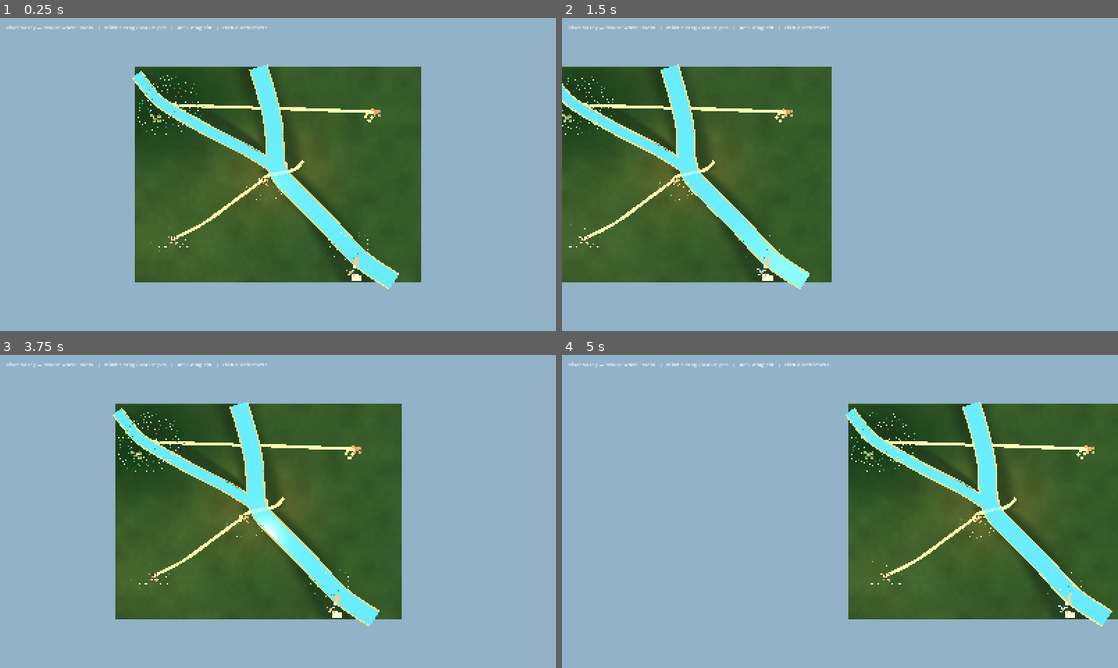
Above: before the commit, frames 1-4 (two rows, left to right).
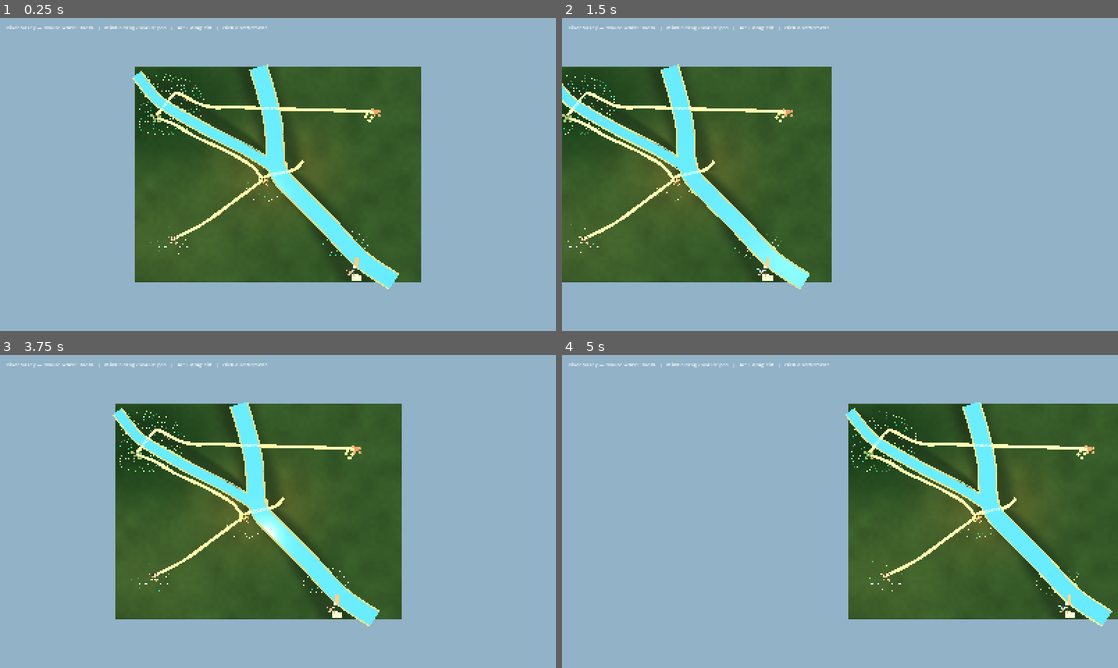
Above: after the commit, the same moments.

Repository: forsman5/sitka
Game: Godot game, scene res://scenes/valley/river_valley.tscn
The game is run twice, just before and just after one commit, with the same random seed, the same clock (stepped at 60 frames per second) and the same inputs. This scene is started directly instead of the project's main scene.
Inputs (mouse positions are in pixels of both pictures, inside the frame that each line leads up to):
- Up to frame 1 (0.25 s): no input
- Up to frame 2 (1.5 s): tap Enter at 0.5 s; move the mouse to (962, 158) at 0.52 s; hold Right (ui_right) 0.53-1.25 s; hold Alt 0.53-1.25 s; click (962, 158) at 0.67 s; tap Space at 1.25 s; drag from (728, 190) to (812, 237) at 1.27 s
- Up to frame 3 (3.75 s): tap Enter at 2, 3.5 s; move the mouse to (333, 442) at 2.02 s; hold Right (ui_right) 2.03-2.75 s; hold Shift 2.03-2.75 s; click (333, 442) at 2.17 s; tap Space at 2.75 s; drag from (250, 574) to (111, 464) at 2.77 s; move the mouse to (444, 558) at 3.52 s; hold Left (ui_left) from 3.53 s (still down); tap F at 3.6 s; click (444, 558) at 3.67 s
- Up to frame 4 (5 s): release Left (ui_left) at 4.25 s; drag from (673, 464) to (756, 433) at 4.27 s

The runs differ from the first frame. In frame 1, 0.7% of the frame differs, in the area x 24-67%, y 17-78%; in frame 2, 0.6%; in frame 3, 0.7%, in the area x 21-64%, y 17-78%; in frame 4, 0.7%.

Commit message:
Connect Oakmere roads and add deliberate river fords

Diff:
--- a/scripts/valley/harness/capture_landscape.gd
+++ b/scripts/valley/harness/capture_landscape.gd
@@ -26,6 +26,18 @@
 		if view == "confluence-angled":
 			camera_rig.set("_current_tilt", 50.0)
 			camera_rig.call("_apply_tilt")
+	elif view == "oakmere" or view == "oakmere-angled":
+		camera.size = 85.0
+		camera_rig.call("center_on", Vector3(-122.0, 0.0, -69.0))
+		if view == "oakmere-angled":
+			camera_rig.set("_current_tilt", 50.0)
+			camera_rig.call("_apply_tilt")
+	elif view == "upstream" or view == "upstream-angled":
+		camera.size = 64.0
+		camera_rig.call("center_on", Vector3(-9.0, 0.0, -74.0))
+		if view == "upstream-angled":
+			camera_rig.set("_current_tilt", 50.0)
+			camera_rig.call("_apply_tilt")
 	else:
 		camera.size = 350.0
 		camera_rig.call("center_on", Vector3.ZERO)
--- a/scripts/valley/river_valley.gd
+++ b/scripts/valley/river_valley.gd
@@ -30,6 +30,8 @@
 var _settlement_markers: Dictionary = {}
 var _terrain: AuthoredValleyTerrain
 var _confluence_cutout := PackedVector2Array()
+var _river_outline := PackedVector2Array()
+var _transport_clearance: Array[PackedVector2Array] = []
 
 ## settlement_id -> ground-plane (x,z) of its (possibly CLUSTER_OFFSETS-shifted)
 ## building cluster, populated by _build_settlements(). ValleyVegetation reads
@@ -96,8 +98,11 @@
 	_terrain.build()
 
 	var main_outline := TerrainRibbonBuilder.footprint(Layout.main_river(), 18.0)
+	_transport_clearance.append(TerrainRibbonBuilder.footprint(Layout.main_river(), 22.0))
+	_transport_clearance.append(TerrainRibbonBuilder.footprint(Layout.tributary(), 14.0))
 	var tributary_outline := TerrainRibbonBuilder.footprint(Layout.tributary(), 10.0)
 	var river_outline: PackedVector2Array = Geometry2D.merge_polygons(main_outline, tributary_outline)[0]
+	_river_outline = river_outline
 	var junction_bounds := PackedVector2Array([Vector2(-22, -27), Vector2(22, -27), Vector2(22, 17), Vector2(-22, 17)])
 	_confluence_cutout = Geometry2D.intersect_polygons(river_outline, junction_bounds)[0]
 	_add_watercourse("MainRiver", Layout.main_river(), 18.0, tributary_outline)
@@ -106,12 +111,75 @@
 	# Existing seed edges are the source of truth for the static route drawing.
 	for edge_id in Layout.EDGES:
 		var edge := _simulation.get_transport_edge_summary(edge_id)
-		var from_pos := Layout.settlement_position(edge["settlement_a_id"])
-		var to_pos := Layout.settlement_position(edge["settlement_b_id"])
+		var from_pos := Layout.settlement_cluster_position(edge["settlement_a_id"])
+		var to_pos := Layout.settlement_cluster_position(edge["settlement_b_id"])
 		if Layout.EDGES[edge_id]["kind"] == "track":
 			_add_route(edge_id, Layout.track_path(edge_id, from_pos, to_pos), TRACK_WIDTH, ROAD_COLOR)
 
 	_build_ford()
+	var ironbank_track := Layout.track_path(3, Layout.settlement_cluster_position(ValleySeed.OAKMERE), Layout.settlement_cluster_position(ValleySeed.IRONBANK))
+	_build_channel_ford("Upstream", main_outline, $MainRiver, ironbank_track)
+	_build_channel_ford("Oakmere", tributary_outline, $Tributary, ironbank_track)
+
+func _build_channel_ford(prefix: String, outline: PackedVector2Array, water: MeshInstance3D, route: PackedVector3Array) -> void:
+	# Find bank intersections along the same sampled curve used by the road.
+	var samples := TerrainRibbonBuilder._sample_catmull_rom(route, 0.6)
+	var banks: Array[Vector2] = []
+	for segment in range(samples.size() - 1):
+		var start := Vector2(samples[segment].x, samples[segment].z)
+		var finish := Vector2(samples[segment + 1].x, samples[segment + 1].z)
+		for i in outline.size():
+			var hit: Variant = Geometry2D.segment_intersects_segment(start, finish, outline[i], outline[(i + 1) % outline.size()])
+			if hit != null and (banks.is_empty() or banks.back().distance_to(hit) > 0.01):
+				banks.append(hit)
+	if banks.size() != 2:
+		push_error("%s ford requires two riverbank intersections; found %d" % [prefix, banks.size()])
+		return
+	var center := (banks[0] + banks[1]) * 0.5
+	# Sample the rendered water triangles, not the riverbed: upstream water is
+	# level across each section and can sit above the underlying heightmap.
+	var faces: PackedVector3Array = water.mesh.get_faces()
+	var nearby_faces: Array[PackedVector3Array] = []
+	var reach := banks[0].distance_to(banks[1]) * 0.5 + 4.0
+	for i in range(0, faces.size(), 3):
+		var triangle := PackedVector3Array([faces[i], faces[i + 1], faces[i + 2]])
+		if minf(triangle[0].z, minf(triangle[1].z, triangle[2].z)) <= center.y + reach and maxf(triangle[0].z, maxf(triangle[1].z, triangle[2].z)) >= center.y - reach:
+			nearby_faces.append(triangle)
+	var surface_height := Callable(self, "_channel_ford_height").bind(nearby_faces)
+	var crossing := PackedVector3Array([Vector3(banks[0].x, 0, banks[0].y), Vector3(center.x, 0, center.y), Vector3(banks[1].x, 0, banks[1].y)])
+	var material := ShaderMaterial.new()
+	material.shader = preload("res://shaders/ford_shallows.gdshader")
+	add_child(TerrainRibbonBuilder.build("%sFordShallows" % prefix, crossing, Callable(self, "get_valley_ground_height"), 3.8, 0.0, material, 0.35, 0.12, 83, false, PackedVector2Array(), surface_height, 16))
+	var rng := RandomNumberGenerator.new()
+	rng.seed = 8307
+	var direction := (banks[1] - banks[0]).normalized()
+	var side := Vector2(-direction.y, direction.x)
+	for i in 28:
+		var point := banks[0].lerp(banks[1], (float(i) + 0.5) / 28.0) + side * rng.randf_range(-1.15, 1.15)
+		var mesh := SphereMesh.new()
+		mesh.radius = rng.randf_range(0.16, 0.32)
+		mesh.height = mesh.radius * 0.65
+		mesh.radial_segments = 8
+		mesh.rings = 4
+		var stone := MeshInstance3D.new()
+		stone.name = "%sFordStone%d" % [prefix, i]
+		stone.mesh = mesh
+		stone.material_override = _ground_material(Color("798078"))
+		stone.position = Vector3(point.x, surface_height.call(point, 0), point.y)
+		add_child(stone)
+	for i in 2:
+		var point := banks[i] + direction * (-2.0 if i == 0 else 2.0) + side * 2.2
+		_add_cylinder("%sFordMarker" % prefix, Vector3(point.x, get_valley_ground_height(point) + 0.7, point.y), 0.14, 1.4, Color("65513b"))
+
+func _channel_ford_height(point: Vector2, _original: float, faces: Array[PackedVector3Array]) -> float:
+	for triangle in faces:
+		var a := triangle[0]
+		var b := triangle[1]
+		var c := triangle[2]
+		if Geometry2D.is_point_in_polygon(point, PackedVector2Array([Vector2(a.x, a.z), Vector2(b.x, b.z), Vector2(c.x, c.z)])):
+			var normal := (b - a).cross(c - a)
+			return a.y - (normal.x * (point.x - a.x) + normal.z * (point.y - a.z)) / normal.y + 0.07
+	return get_valley_ground_height(point) + 0.28
 
 func _build_ford() -> void:
 	# A bank-to-bank gravel shallows, slightly downstream of the landing.
@@ -162,6 +230,12 @@
 func get_valley_ground_height(point: Vector2) -> float:
 	return _terrain.get_height(point.x, point.y) if _terrain != null else 0.0
 
+func is_transport_clear(point: Vector2) -> bool:
+	for outline in _transport_clearance:
+		if Geometry2D.is_point_in_polygon(point, outline):
+			return false
+	return true
+
 ## Aldford, Oakmere, and Staithe's authored positions double as vertices of
 ## the main river or tributary polyline (the river network was authored
 ## against the settlement layout, e.g. so Aldford sits at the ford), so their
@@ -170,11 +244,7 @@
 ## at all and need no offset. Each offset was picked by measuring clearance
 ## against the actual river/tributary segments meeting at that settlement,
 ## not eyeballed.
-const CLUSTER_OFFSETS := {
-	ValleySeed.ALDFORD: Vector3(-16.0, 0.0, 12.0), # off the ford confluence
-	ValleySeed.OAKMERE: Vector3(-9.0, 0.0, 14.0),  # off the tributary bend
-	ValleySeed.STAITHE: Vector3(-11.0, 0.0, 14.0), # off the river bend
-}
+const CLUSTER_OFFSETS = Layout.CLUSTER_OFFSETS
 
 func _build_settlements() -> void:
 	for settlement_id in _simulation.get_settlement_ids():
@@ -306,16 +376,21 @@
 	_selection_workplaces.text = "Workplaces: " + ", ".join(report_parts)
 
 func _add_route(edge_id: int, points: PackedVector3Array, width: float, color: Color) -> void:
+	_transport_clearance.append(TerrainRibbonBuilder.footprint(points, width + 4.5))
 	# A darker, wider shoulder settles the path into the grass. The narrower
 	# worn strip has low-amplitude deterministic width changes rather than a
 	# perfectly constant silhouette.
 	var ground := Callable(self, "get_valley_ground_height")
-	add_child(TerrainRibbonBuilder.build("RouteShoulder%d" % edge_id, points, ground, width + 1.45, 0.10, _ground_material(ROAD_SHOULDER_COLOR), 2.8, 0.20, edge_id * 17, false, _confluence_cutout))
-	add_child(TerrainRibbonBuilder.build("Route%d" % edge_id, points, ground, width, 0.14, _ground_material(color), 2.8, 0.28, edge_id * 17 + 5, false, _confluence_cutout))
+	var cutout := _river_outline if edge_id == 3 or edge_id == 2 else _confluence_cutout
+	var spacing := 0.6 if edge_id == 3 or edge_id == 2 else 2.8
+	var shoulder_height := 0.26 if edge_id == 3 or edge_id == 2 else 0.10
+	var track_height := 0.30 if edge_id == 3 or edge_id == 2 else 0.14
+	add_child(TerrainRibbonBuilder.build("RouteShoulder%d" % edge_id, points, ground, width + 1.45, shoulder_height, _ground_material(ROAD_SHOULDER_COLOR), spacing, 0.20, edge_id * 17, false, cutout))
+	add_child(TerrainRibbonBuilder.build("Route%d" % edge_id, points, ground, width, track_height, _ground_material(color), spacing, 0.28, edge_id * 17 + 5, false, cutout))
 
 func _add_watercourse(prefix: String, points: PackedVector3Array, width: float, bank_cutout: PackedVector2Array, water_cutout: PackedVector2Array = PackedVector2Array()) -> void:
 	var ground := Callable(self, "get_valley_ground_height")
-	add_child(TerrainRibbonBuilder.build("%sBank" % prefix, points, ground, width + 3.6, 0.22, _ground_material(RIVER_BANK_COLOR), 0.6, 0.0, 0, false, bank_cutout, Callable(), 16))
+	add_child(TerrainRibbonBuilder.build("%sBank" % prefix, points, ground, width + 3.6, 0.12, _ground_material(RIVER_BANK_COLOR), 0.6, 0.0, 0, false, bank_cutout, Callable(), 16))
 	add_child(TerrainRibbonBuilder.build(prefix, points, ground, width, 0.22, _water_material(RIVER_COLOR), 0.6, 0.0, 0, true, water_cutout, Callable(self, "_confluence_surface_height"), 16))
 
 func _confluence_surface_height(point: Vector2, original_height: float) -> float:
--- a/scripts/valley/river_valley_layout.gd
+++ b/scripts/valley/river_valley_layout.gd
@@ -53,6 +53,15 @@
 static func settlement_position(settlement_id: int) -> Vector3:
 	return SETTLEMENTS[settlement_id]["position"]
 
+const CLUSTER_OFFSETS := {
+	1: Vector3(-16, 0, 12),
+	3: Vector3(-9, 0, 14),
+	5: Vector3(-11, 0, 14),
+}
+
+static func settlement_cluster_position(settlement_id: int) -> Vector3:
+	return settlement_position(settlement_id) + CLUSTER_OFFSETS.get(settlement_id, Vector3.ZERO)
+
 static func role_for(settlement_id: int) -> String:
 	return SETTLEMENTS[settlement_id]["role"]
 
@@ -84,8 +93,18 @@
 			])
 		2:
 			return PackedVector3Array([
-				from_pos, Vector3(-102.0, 0.0, -65.0), Vector3(-69.0, 0.0, -47.0),
-				Vector3(-37.0, 0.0, -30.0), Vector3(-8.0, 0.0, -11.0),
+				from_pos, Vector3(-116, 0, -56), Vector3(-94, 0, -43),
+				Vector3(-72, 0, -33), Vector3(-50, 0, -22),
+				Vector3(-29, 0, -9), to_pos,
+			])
+		3:
+			# Cross the tributary deliberately north-east of Oakmere, then
+			# rejoin the existing approach to the upstream main-river ford.
+			return PackedVector3Array([
+				from_pos, Vector3(-134, 0, -68), Vector3(-126, 0, -78),
+				Vector3(-118, 0, -88), Vector3(-110, 0, -90),
+				Vector3(-80, 0, -76.3866), Vector3(-40, 0, -75.042),
+				Vector3(0, 0, -73.6975), to_pos,
 			])
 		_:
 			return PackedVector3Array([from_pos, to_pos])
--- a/scripts/valley/valley_vegetation.gd
+++ b/scripts/valley/valley_vegetation.gd
@@ -61,6 +61,8 @@
 			continue
 		if _too_close_to_settlement(point):
 			continue
+		if get_parent().has_method("is_transport_clear") and not get_parent().call("is_transport_clear", point):
+			continue
 		if _too_close_to_tree(point, 2.7):
 			continue
 		_add_tree(region, point, rng)
